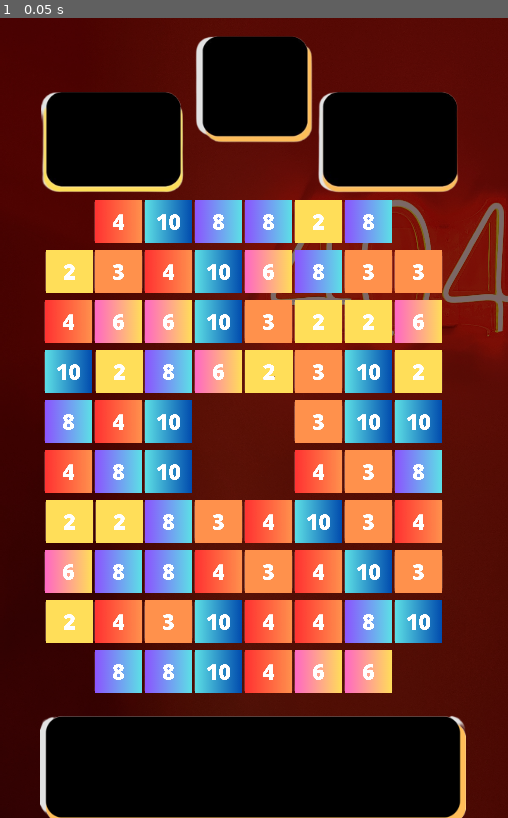
Above: before the commit, frame 1.
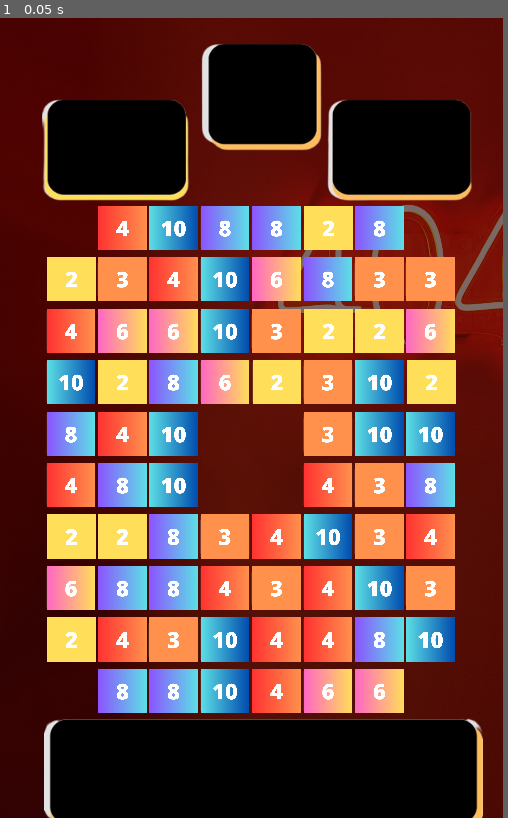
Above: after the commit, the same moment.

Repository: AARCOF/Play-To-Fail-Juego-en-Godot
Game: Godot game, scene res://Scenes/game_window.tscn
Two runs of this game, one before a commit and one after it. Both use one fixed random seed, a clock stepped at 60 frames per second and the inputs below.
Inputs:
- Up to frame 1 (0.05 s): no input
In our replay, the window is 508x800 before the commit and 503x800 after it. These sizes can differ from the game's own. Grey fills any space a smaller window leaves; there, only what the larger window draws over its background counts as a difference.

The runs differ from the first frame. In frame 1, 36% of the frame differs, in the area x 7-100%, y 2-100%.

Commit message:
build_dimention

Diff:
--- a/Scenes/game_window.tscn
+++ b/Scenes/game_window.tscn
@@ -17,17 +17,17 @@
 
 [node name="top_ui" type="TextureRect" parent="."]
 margin_left = 51.0
-margin_top = -55.0
+margin_top = -45.0
 margin_right = 597.0
 margin_bottom = 373.0
 texture = ExtResource( 2 )
 expand = true
 
 [node name="bottom_UI" type="TextureRect" parent="."]
-margin_left = 50.0
-margin_top = 712.0
-margin_right = 596.0
-margin_bottom = 1169.0
+margin_left = 54.0
+margin_top = 690.0
+margin_right = 600.0
+margin_bottom = 1147.0
 texture = ExtResource( 3 )
 
 [node name="grid" type="Node2D" parent="."]
--- a/Scripts/Piece.gd
+++ b/Scripts/Piece.gd
@@ -1,7 +1,7 @@
 extends Node2D
-#var column: float = 0
-#var row: float = 0
-#var vec = Vector2(column, row)
+var column: float = 0
+var row: float = 0
+var vec = Vector2(column, row)
 
 export (String) var color
 
--- a/project.godot
+++ b/project.godot
@@ -25,12 +25,14 @@
 
 [display]
 
-window/size/width=650
-window/size/height=1024
-window/size/test_width=288
-window/size/test_height=512
+window/size/width=625
+window/size/height=995
+window/size/always_on_top=true
+window/size/test_width=625
+window/size/test_height=995
+window/handheld/orientation="portrait"
 window/stretch/mode="2d"
-window/stretch/aspect="keep_width"
+window/stretch/aspect="keep"
 
 [gui]
 
